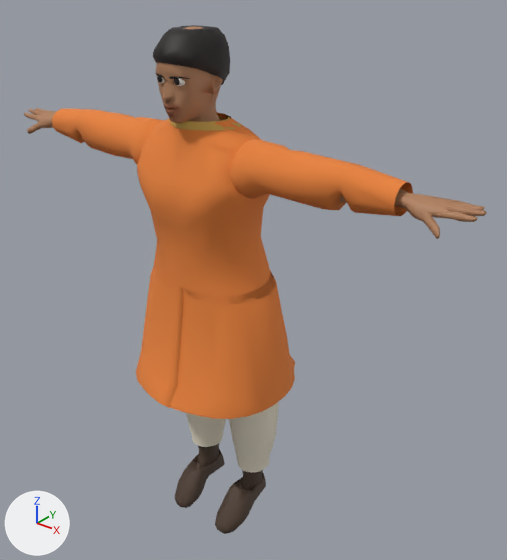
What one commit did to the glTF model public/characters/person-man-low.glb.
The view is the same before and after, from a 50 mm camera at (1.438, -1.603, 2.016) aimed at (0.083, 0.091, 0.966). Lighting does not change. The marker at lower left points along +X, +Y and +Z. The older version comes first.

Script lines for the objects in view, before the commit:
```python
me_bottom = bpy.data.meshes.new('bottom')
me_bottom.from_pydata(...)  # 576 vertices, 1056 faces; spans x -0.213..0.213, y -0.168..0.136, z 0.168..0.993
me_bottom.materials.append(mat_bottom)  # pale yellow #e8e0cc
me_hair = bpy.data.meshes.new('hair')
me_hair.from_pydata(...)  # 173 vertices, 304 faces; spans x -0.101..0.101, y -0.205..0.036, z 1.567..1.733
me_hair.materials.append(mat_hair)  # black #1d1815
me_shoes = bpy.data.meshes.new('shoes')
me_shoes.from_pydata(...)  # 368 vertices, 612 faces; spans x -0.167..0.169, y -0.145..0.113, z -0.057..0.208
me_shoes.materials.append(mat_shoes)  # brown #4b3a2e
me_skin = bpy.data.meshes.new('skin')
me_skin.from_pydata(...)  # 1798 vertices, 3556 faces; spans x -0.89..0.89, y -0.21..0.1, z 0.15..1.74
me_skin.materials.append(mat_skin)
me_top = bpy.data.meshes.new('top')
me_top.from_pydata(...)  # 718 vertices, 1228 faces; spans x -0.681..0.681, y -0.284..0.25, z 0.561..1.484
me_top.materials.append(mat_top)  # orange #e8823a
ob_bottom = bpy.data.objects.new('bottom', me_bottom)
ob_bottom.location = (0.0, 0.0, 0.057)
ob_hair = bpy.data.objects.new('hair', me_hair)
ob_hair.location = (0.0, 0.0, 0.057)
ob_shoes = bpy.data.objects.new('shoes', me_shoes)
ob_shoes.location = (0.0, 0.0, 0.057)
ob_skin = bpy.data.objects.new('skin', me_skin)
ob_skin.location = (0.0, 0.0, 0.057)
ob_top = bpy.data.objects.new('top', me_top)
ob_top.location = (0.0, 0.0, 0.057)
```
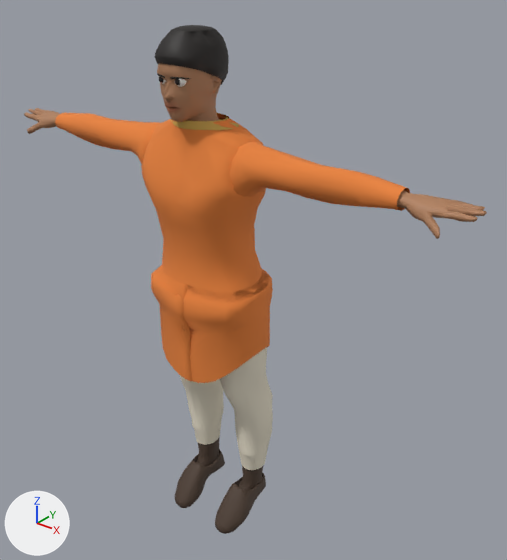
Patch to the scene script:
```diff
--- a/public/characters/person-man-low.glb.py
+++ b/public/characters/person-man-low.glb.py
@@ me_bottom @@
 # used by ob_bottom; location = (0.0, 0.0, 0.057)
-me_bottom.from_pydata(...)  # 576 vertices, 1056 faces; spans x -0.213..0.213, y -0.168..0.136, z 0.168..0.993
+me_bottom.from_pydata(...)  # 576 vertices, 1056 faces; spans x -0.201..0.201, y -0.16..0.124, z 0.167..0.992
+# me_bottom part 1: the loose piece of 294 vertices spanning x -0.213..0.044, y -0.168..0.136, z 0.168..0.993 is rebuilt with 291 vertices and now spans x -0.201..0.036, y -0.16..0.124, z 0.167..0.992
+# me_bottom part 2: the loose piece of 282 vertices spanning x -0.044..0.213, y -0.168..0.136, z 0.168..0.993 is rebuilt with 285 vertices and now spans x -0.036..0.201, y -0.16..0.124, z 0.167..0.992
 me_bottom.materials.append(mat_bottom)
@@ me_hair @@
 # used by ob_hair; location = (0.0, 0.0, 0.057)
-me_hair.from_pydata(...)  # 173 vertices, 304 faces; spans x -0.101..0.101, y -0.205..0.036, z 1.567..1.733
+me_hair.from_pydata(...)  # 393 vertices, 744 faces; spans x -0.095..0.095, y -0.199..0.031, z 1.567..1.741
+# me_hair part 3: 173 vertices removed from x -0.101..0.101, y -0.205..0.036, z 1.567..1.733; 393 vertices added at x -0.095..0.095, y -0.199..0.031, z 1.567..1.741
 me_hair.materials.append(mat_hair)
@@ me_skin @@
 # used by ob_skin; location = (0.0, 0.0, 0.057)
-me_skin.from_pydata(...)  # 1798 vertices, 3556 faces; spans x -0.89..0.89, y -0.21..0.1, z 0.15..1.74
+me_skin.from_pydata(...)  # 1798 vertices, 3556 faces; spans x -0.89..0.89, y -0.2..0.1, z 0.15..1.73
+# me_skin part 4: 57 vertices moved within x -0.89..0.23, y -0.2..0.08, z 0.16..1.72; 225 vertices removed from x -0.88..0.15, y -0.21..0.02, z 0.59..1.74; 223 vertices added at x -0.88..0.19, y -0.2..0.1, z 0.21..1.73
+# other edits to the shape of me_skin do not show in these pictures
 me_skin.materials.append(mat_skin)
@@ me_top @@
 # used by ob_top; location = (0.0, 0.0, 0.057)
-me_top.from_pydata(...)  # 718 vertices, 1228 faces; spans x -0.681..0.681, y -0.284..0.25, z 0.561..1.484
+me_top.from_pydata(...)  # 767 vertices, 1328 faces; spans x -0.681..0.681, y -0.19..0.158, z 0.6..1.484
+# me_top part 5: the loose piece of 272 vertices spanning x -0.225..0.225, y -0.204..0.151, z 0.938..1.484 is rebuilt with 399 vertices and now spans x -0.208..0.208, y -0.19..0.156, z 0.6..1.484
+# me_top part 6: the loose piece of 144 vertices spanning x -0.681..-0.159, y -0.148..0.043, z 1.278..1.442 is rebuilt with 144 vertices and now spans x -0.681..-0.134, y -0.138..0.065, z 1.202..1.434
+# me_top part 7: the loose piece of 143 vertices spanning x 0.159..0.681, y -0.148..0.043, z 1.278..1.442 is rebuilt with 143 vertices and now spans x 0.134..0.681, y -0.138..0.065, z 1.202..1.434
+# me_top part 8: the loose piece of 65 vertices spanning x -0.29..0.026, y -0.284..0.25, z 0.561..0.964 is rebuilt with 81 vertices and now spans x -0.207..0.017, y -0.189..0.158, z 0.6..0.964
+# me_top part 9: the loose piece of 94 vertices spanning x -0.026..0.286, y -0.28..0.246, z 0.561..0.964 is deleted
 me_top.materials.append(mat_top)
```

Changed parts and their boxes (x1, y1, x2, y2) in the pictures (507 x 560 px; the box of a moved part takes in the faces that stretch with it):
'top', reshaped (13% shorter)
    before: (52, 108, 413, 419)
    after: (55, 113, 410, 383)
'bottom', reshaped
    before: (186, 402, 279, 473)
    after: (180, 347, 273, 470)
'skin', reshaped
    before: (24, 26, 487, 239)
    after: (24, 63, 487, 239)
'hair', reshaped
    before: (153, 25, 230, 85)
    after: (155, 25, 229, 85)
part 1 of me_bottom, rebuilt
    before: (186, 413, 226, 447)
    after: (180, 375, 224, 445)
part 2 of me_bottom, rebuilt
    before: (229, 402, 279, 473)
    after: (220, 347, 273, 470)
part 4 of me_skin, moved or reshaped
    before: (24, 26, 223, 134)
    after: (24, 63, 222, 130)
part 5 of me_top, rebuilt (40% taller)
    before: (137, 113, 276, 305)
    after: (141, 114, 273, 383)
part 6 of me_top, rebuilt
    before: (52, 108, 165, 164)
    after: (55, 113, 160, 164)
part 7 of me_top, rebuilt (10% shorter)
    before: (230, 139, 413, 216)
    after: (230, 142, 410, 211)
part 8 of me_top, rebuilt
    before: (136, 269, 183, 408)
    after: (151, 265, 192, 381)
part 9 of me_top, deleted (orange)
    before: (167, 270, 295, 419)
